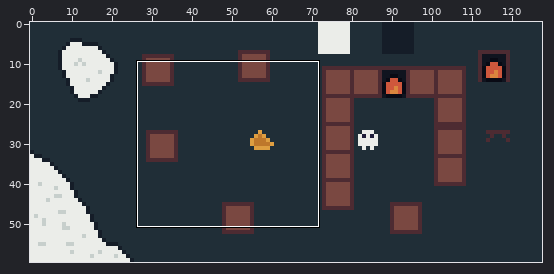
A pixel-art file gets an edit: data/res/idea.aseprite. Above: a wide view before the commit, with the close-up outlined.
Close-up. Before the commit:
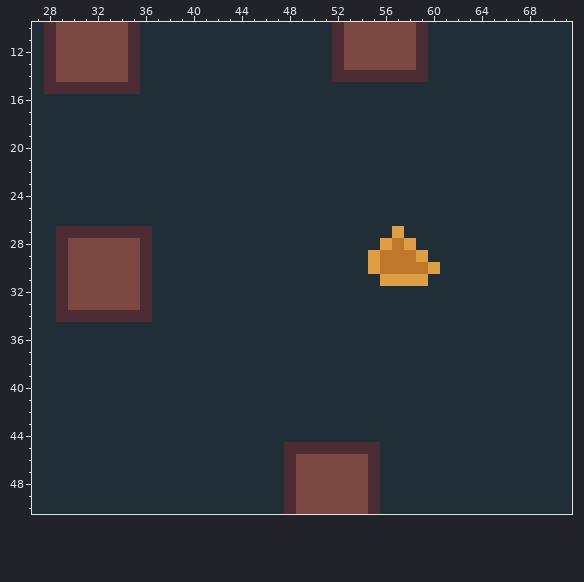
128x60 pixels, 1 frame. Shown: x 27..71, y 10..50. The commit also changed other parts of the picture, which this record leaves out.
Once edited:
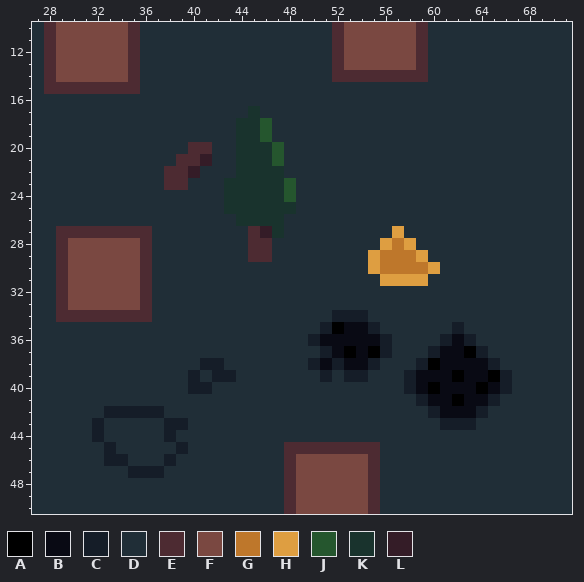
Palette (. is transparent): A #000000  B #090a14  C #151d28  D #202e37  E #4d2b32  F #7a4841  G #be772b  H #de9e41  J #25562e  K #19332d  L #341c27
From old to new:
layer "coal_node" added
layer "tree_00" added
layer "stone_node" added
layer "stone_chunk" added
layer "coal_chunk" added
layer "wood_chunk" added
y 17: x 45 D -> K
y 18..19: x 44..46 DDD -> KKJ
y 20: x 40..41 DD -> EE; x 44..47 DDDD -> KKKJ
y 21: x 39..41 DDD -> EEL; x 44..47 DDDD -> KKKJ
y 22: x 38..40 DDD -> EEL; x 44..47 DDDD -> KKKK
y 23: x 38..39 DD -> EE; x 43..48 DDDDDD -> KKKKKJ
y 24: x 43..48 DDDDDD -> KKKKKJ
y 25: x 43..48 DDDDDD -> KKKKKK
y 26: x 44..47 DDDD -> KKKK
y 27: x 45..47 DDD -> ELK
y 28..29: x 45..46 DD -> EE
y 34: x 52..54 DDD -> CCC
y 35: x 51..55 DDDDD -> CABBC; x 62 D -> C
y 36: x 50..56 DDDDDDD -> CBBBBBC; x 61..63 DDD -> CBC
y 37: x 51..56 DDDDDD -> CBABAC; x 60..64 DDDDD -> CBBAC
y 38: x 41..42 DD -> CC; x 50..55 DDDDDD -> CBCBBC; x 59..65 DDDDDDD -> CABBBBC
y 39: x 40 D -> C; x 42..43 DD -> CC; x 51 D -> C; x 53..54 DD -> CC; x 58..66 DDDDDDDDD -> CBBBABBAC
y 40: x 40..41 DD -> CC; x 58..66 DDDDDDDDD -> CBABBBABC
y 41: x 59..65 DDDDDDD -> CBBABBC
y 42: x 33..37 DDDDD -> CCCCC; x 60..64 DDDDD -> CBBBC
y 43: x 32 D -> C; x 38..39 DD -> CC; x 61..63 DDD -> CCC
y 44: x 32 D -> C; x 38 D -> C
y 45: x 33 D -> C; x 39 D -> C
y 46: x 33..34 DD -> CC; x 38 D -> C
y 47: x 35..37 DDD -> CCC
Where, in picture pixels (left, top, right, bottom), the same in both close-ups:
changed: (164, 106, 296, 262)
changed: (308, 310, 512, 430)
changed: (92, 358, 236, 478)
